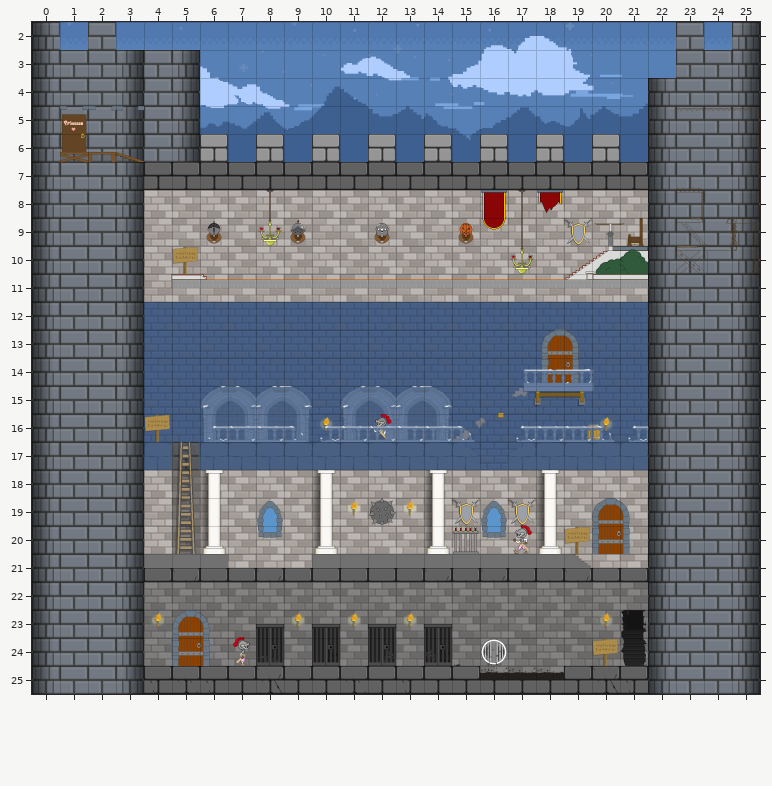
Tiled map, stored at castle_game/Tiled/Tiled_castle_game.tmx. That is the earlier state.
Cells are 84x84 px. Shown: x 0..25, y 2..25.
After:
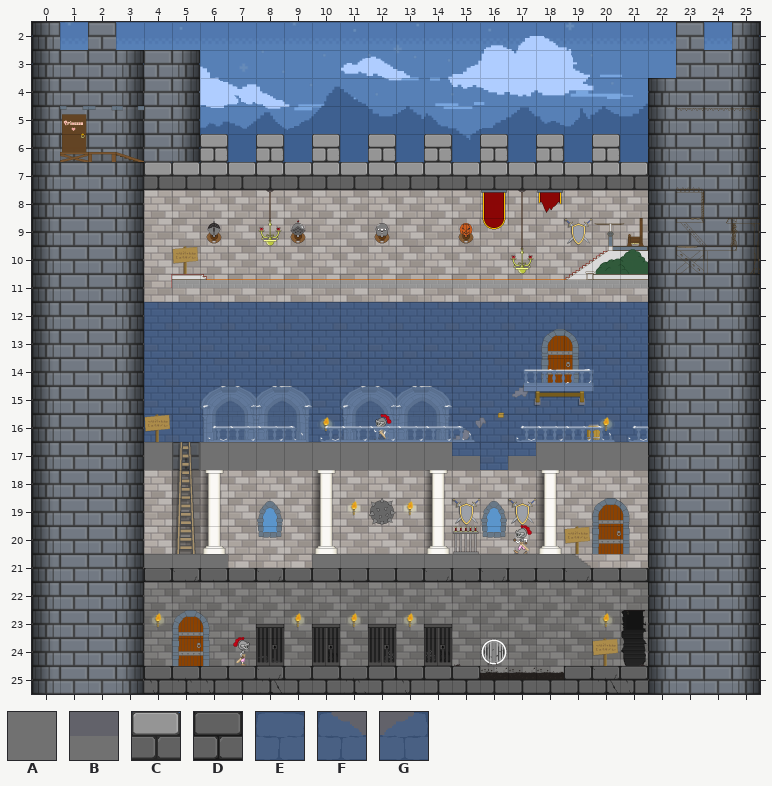
Key: from "floor": A 0, B 1; from "plafond_trone": C 0; from "sol_prison_dark": D 0; from "walls-oustide": E 0, F 1, G 2.
_ is an empty cell.
Tiles replaced or removed in this view: D, E, F, G.
Log entry: plafond_trone
Changes in this commit:
Changed rows in their new state; . is an unchanged cell.
Layer "floor":
first column x 4:
17 A.AAAAAAAAAB.BAAAA
Layer "salle_du_trone":
first column x 4:
 7 CCCCCCCCCCCCCCCCCC
Pixel boxes of the changes (left, top, right, bottom) in both pictures:
changed: (144, 162, 648, 190)
changed: (144, 442, 172, 470)
changed: (200, 442, 480, 470)
changed: (508, 442, 648, 470)
